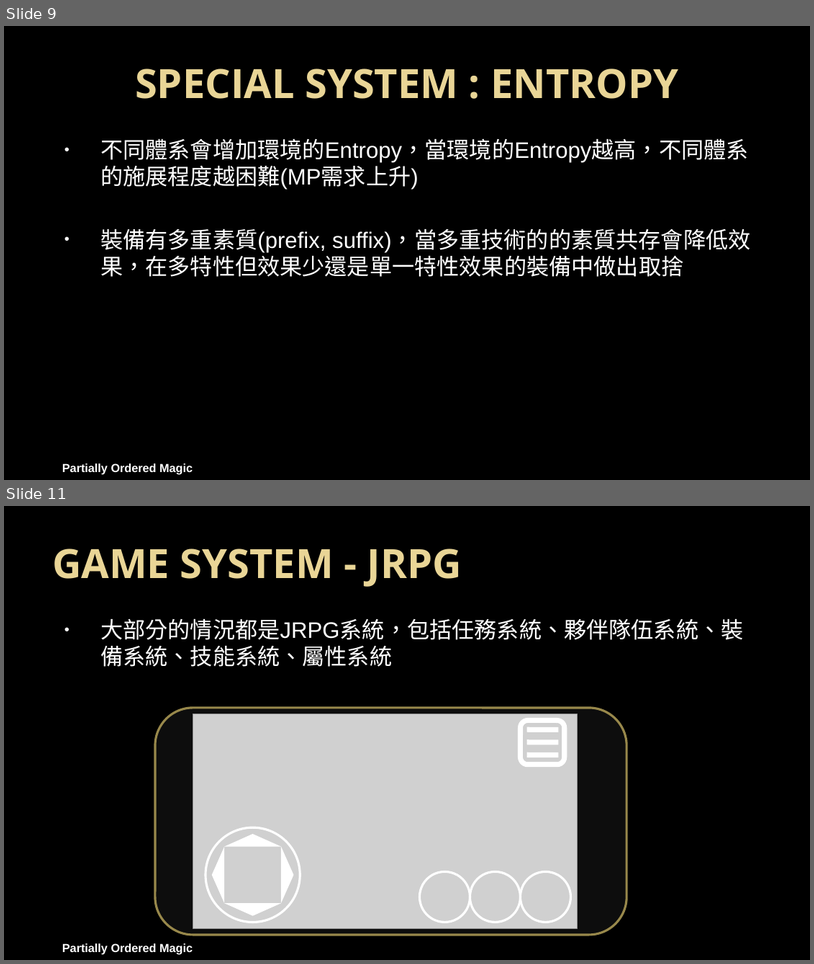
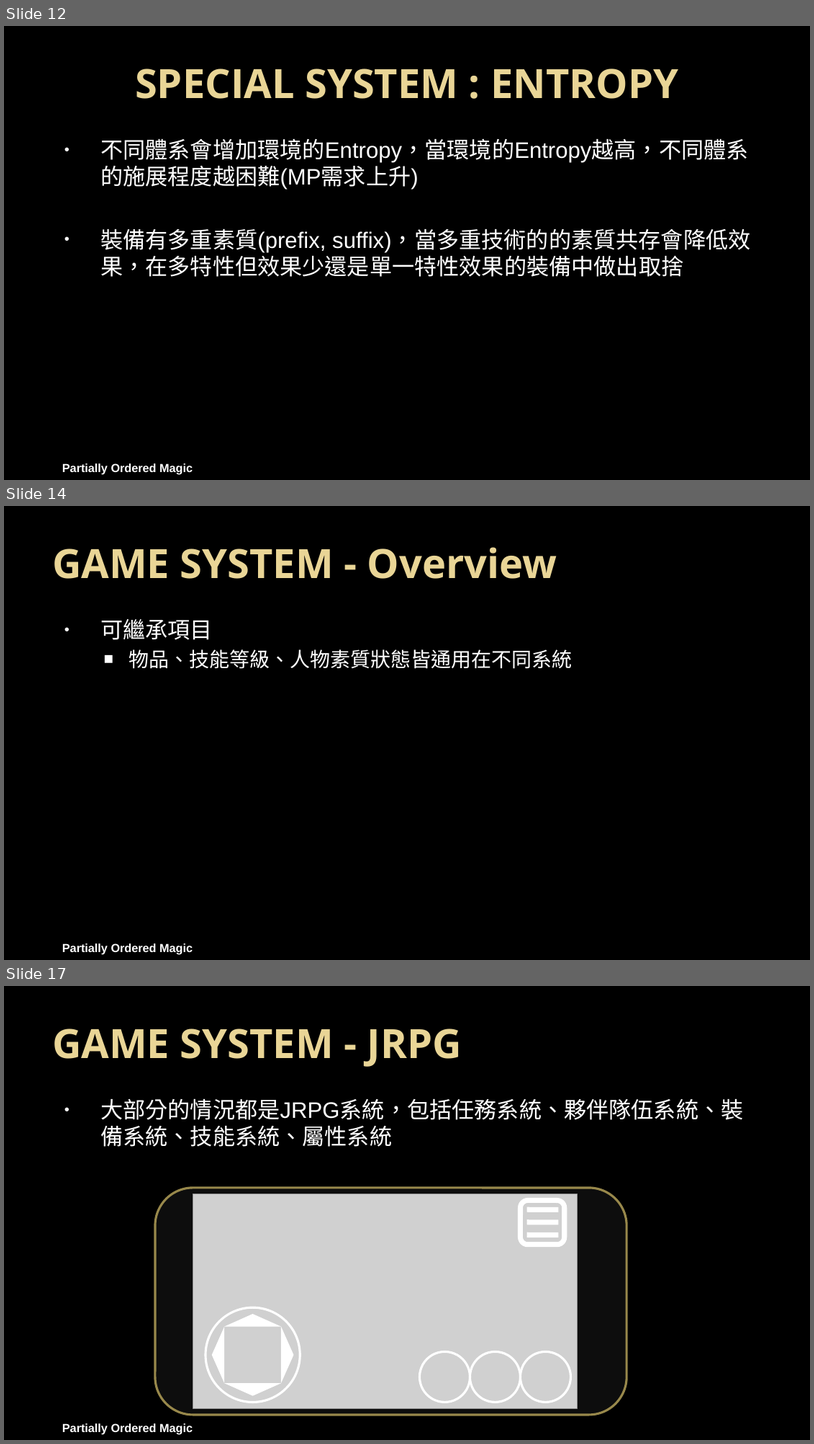
Before and after one commit to PartiallyOrderedMagic/PartiallyOrderedMagic.github.io, a slide deck: MyGame/企劃.pptx. Shown one above the other, each under a label of ours: slides 9 and 11 before the commit, slides 12, 14 and 17 after it; the slides between them are not shown. The pictures are 814x964 and 814x1444 pixels, drawn with LibreOffice and Linux fonts; fonts in the diff are those of the drawing; grey boxes stand for pictures; background and template pictures are left out. Boxes give left, top, right and bottom in pixels: in the first picture for what was removed or moved away, otherwise in the second. Text is boxed around its words. In the diff, an @@ line names an element or a change of style, - is before the commit and + after.

```diff
--- a/MyGame/企劃.pptx
+++ b/MyGame/企劃.pptx
@@ slide 14 added at <box>4,506,810,960</box>, background picture (left out); not listed: 1 template element that a slide beside it also shows @@
@@ title added at <box>52,547,558,579</box>, 36 pt, text gradient #EAD696 to #E7D081, bold @@
+GAME SYSTEM - Overview
@@ text added at <box>100,619,572,669</box>, 18 pt, text #FFFFFF @@
+• 可繼承項目
+  ■ 物品、技能等級、人物素質狀態皆通用在不同系統
@@ what was slide 9 is now slide 12 @@
@@ what was slide 11 is now slide 17 @@
```
Also in this commit, not shown: 2 slides changed, 5 other slides added, 3 other files.
